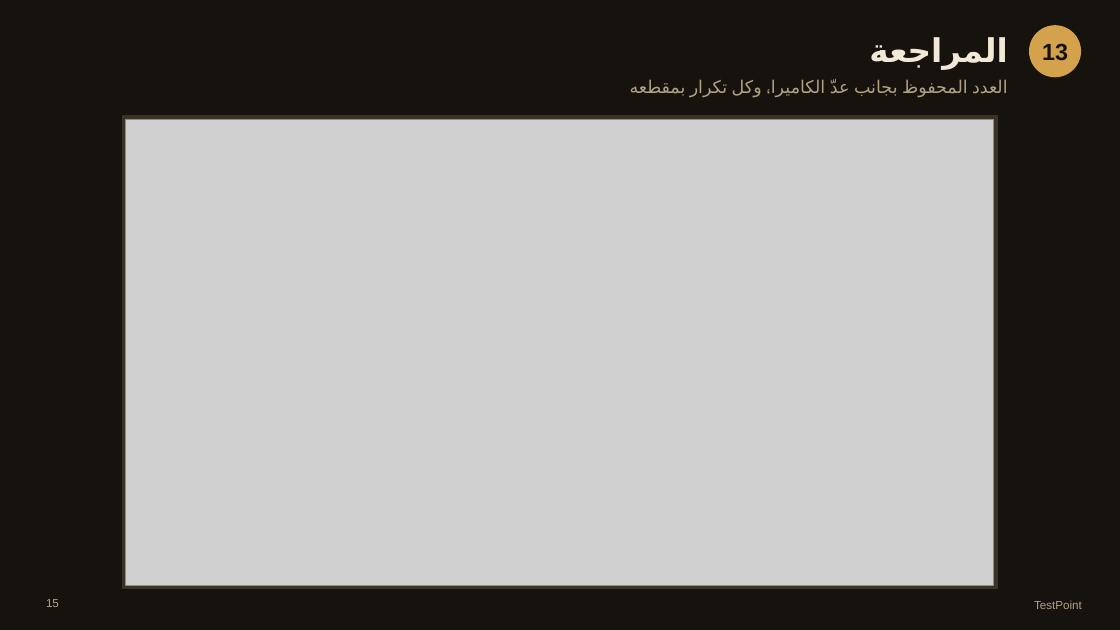
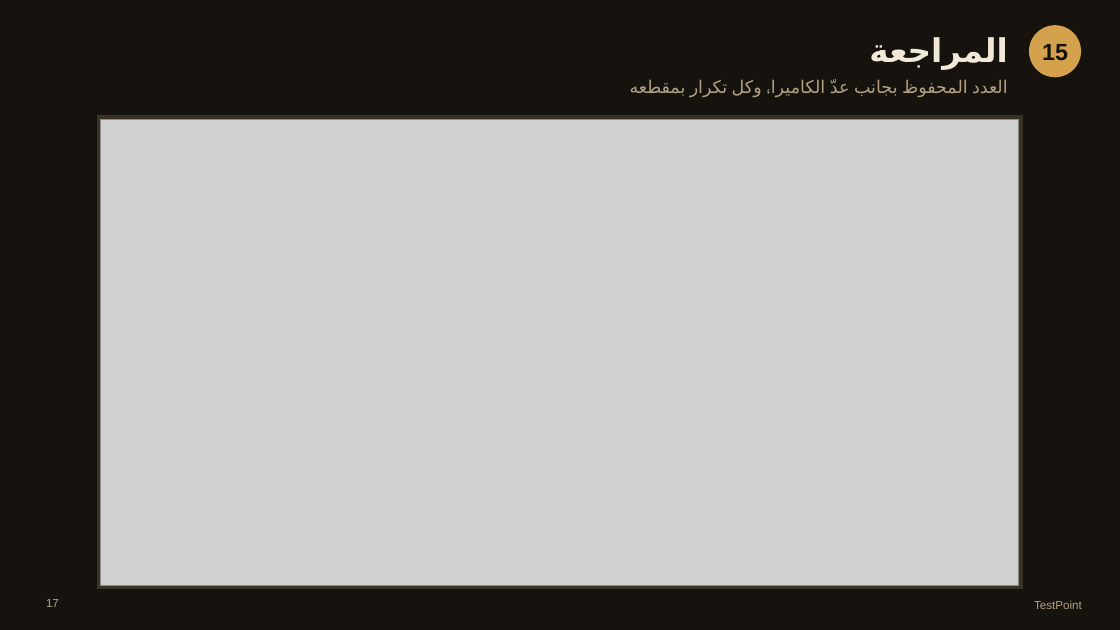
Before and after one commit to Boynet006/TestPoint, a slide deck: slide 17 of docs/presentation/TestPoint-walkthrough-2026-11-03.pptx (slide 15 before the commit). Drawn at 1120x630 pixels with LibreOffice and Linux fonts; fonts in the diff are those of the drawing; grey boxes stand for pictures. Boxes give left, top, right and bottom in pixels: in the first picture for what was removed or moved away, otherwise in the second. Text is boxed around its words. In the diff, an @@ line names an element or a change of style, - is before the commit and + after.

```diff
--- a/docs/presentation/TestPoint-walkthrough-2026-11-03.pptx
+++ b/docs/presentation/TestPoint-walkthrough-2026-11-03.pptx
@@ text at (x1=1042, y1=44, x2=1068, y2=60): text changed @@
-13
+15
@@ rectangle resized from (x1=123, y1=116, x2=997, y2=589) to (x1=97, y1=116, x2=1023, y2=589) @@
@@ picture resized from (x1=126, y1=119, x2=994, y2=586) to (x1=101, y1=119, x2=1019, y2=586) @@
@@ page number at (x1=46, y1=599, x2=59, y2=607): text changed @@
-15
+17
```
Also in this commit, not shown: 18 other slides changed, 6 slides added, 2 slides removed, 46 other files.
